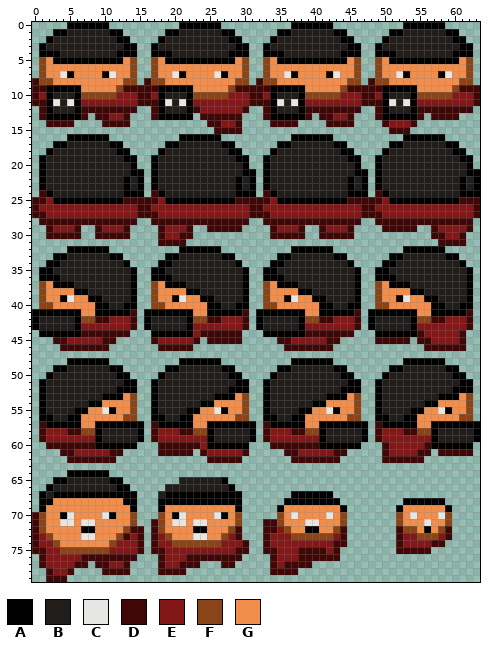
Edited in one commit: sprite sheet (assets/assets/sprites/player.png). The picture above was drawn from the file before the commit.
The file is 64x80 pixels.
Palette (. is transparent): A #000000  B #201d1b  C #e8e6e3  D #400707  E #831717  F #894518  G #f28e4b
The same view after the edit:
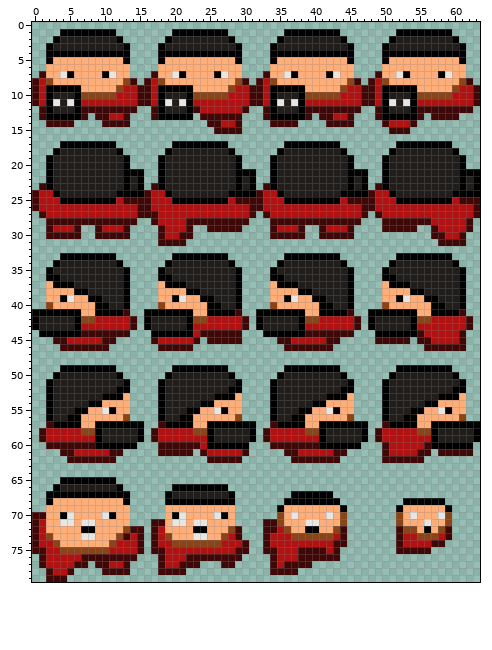
Diff:
colour E: #831717 -> #b21111
colour G: #f28e4b -> #ffae78
y 0: x 5..10 AAAAAA -> ......; x 21..26 AAAAAA -> ......; x 37..42 AAAAAA -> ......; x 53..58 AAAAAA -> ......
y 1: x 3 A -> .; x 5..10 BBBBBB -> AAAAAA; x 12 A -> .; x 19 A -> .; x 21..26 BBBBBB -> AAAAAA; x 28 A -> .; x 35 A -> .; x 37..42 BBBBBB -> AAAAAA; x 44 A -> .; x 51 A -> .; x 53..58 BBBBBB -> AAAAAA; x 60 A -> .
y 2: x 2..3 AB -> .A; x 13 A -> .; x 18..19 AB -> .A; x 29 A -> .; x 34..35 AB -> .A; x 45 A -> .; x 50..51 AB -> .A; x 61 A -> .
y 3: x 1..2 AB -> .A; x 14 A -> .; x 17..18 AB -> .A; x 30 A -> .; x 33..34 AB -> .A; x 46 A -> .; x 49..50 AB -> .A; x 62 A -> .
y 4: x 1 A -> .; x 4..11 BBBBBBBB -> AAAAAAAA; x 14 A -> .; x 17 A -> .; x 20..27 BBBBBBBB -> AAAAAAAA; x 30 A -> .; x 33 A -> .; x 36..43 BBBBBBBB -> AAAAAAAA; x 46 A -> .; x 49 A -> .; x 52..59 BBBBBBBB -> AAAAAAAA; x 62 A -> .
y 5: x 1..14 FGAAAAAAAAAAGF -> .AGGGGGGGGGGA.; x 17..30 FGAAAAAAAAAAGF -> .AGGGGGGGGGGA.; x 33..46 FGAAAAAAAAAAGF -> .AGGGGGGGGGGA.; x 49..62 FGAAAAAAAAAAGF -> .AGGGGGGGGGGA.
y 6: x 1 F -> .; x 14 F -> .; x 17 F -> .; x 30 F -> .; x 33 F -> .; x 46 F -> .; x 49 F -> .; x 62 F -> .
y 7: x 1 F -> D; x 14 F -> .; x 17 F -> D; x 26..27 CA -> AC; x 30 F -> .; x 33 F -> D; x 46 F -> .; x 49 F -> D; x 62 F -> .
y 8: x 1 F -> E; x 14 F -> D; x 17 F -> E; x 30 F -> D; x 33 F -> E; x 46 F -> D; x 49 F -> E; x 62 F -> D
y 9: x 1 D -> E; x 13..14 DD -> EE; x 17 D -> E; x 29..30 DD -> EE; x 33 D -> E; x 45..46 DD -> EE; x 49 D -> E; x 61..62 DD -> EE
y 11: x 1 D -> E; x 17 D -> E; x 33 D -> E; x 49 D -> E
y 16: x 5..10 AAAAAA -> ......; x 21..26 AAAAAA -> ......; x 37..42 AAAAAA -> ......; x 53..58 AAAAAA -> ......
y 17: x 3 A -> .; x 5..10 BBBBBB -> AAAAAA; x 12 A -> .; x 19 A -> .; x 21..26 BBBBBB -> AAAAAA; x 28 A -> .; x 35 A -> .; x 37..42 BBBBBB -> AAAAAA; x 44 A -> .; x 51 A -> .; x 53..58 BBBBBB -> AAAAAA; x 60 A -> .
y 18: x 2..3 AB -> .A; x 13 A -> .; x 18..19 AB -> .A; x 29 A -> .; x 34..35 AB -> .A; x 45 A -> .; x 50..51 AB -> .A; x 61 A -> .
y 19: x 1..2 AB -> .A; x 14 A -> .; x 17..18 AB -> .A; x 30 A -> .; x 33..34 AB -> .A; x 46 A -> .; x 49..50 AB -> .A; x 62 A -> .
y 20: x 1..2 AB -> .A; x 13..14 BA -> A.; x 17..18 AB -> .A; x 29..30 BA -> A.; x 33..34 AB -> .A; x 45..46 BA -> A.; x 49..50 AB -> .A; x 61..62 BA -> A.
y 21: x 1..2 AB -> .A; x 13 B -> A; x 17..18 AB -> .A; x 29 B -> A; x 33..34 AB -> .A; x 45 B -> A; x 49..50 AB -> .A; x 61 B -> A
y 22: x 1..2 AB -> .A; x 17..18 AB -> .A; x 33..34 AB -> .A; x 49..50 AB -> .A
y 23: x 1..2 AB -> DA; x 17..18 AB -> DA; x 33..34 AB -> DA; x 49..50 AB -> DA
y 24: x 0..3 .DAB -> DEEA; x 12 B -> A; x 16..19 .DAB -> DEEA; x 28 B -> A; x 32..35 .DAB -> DEEA; x 44 B -> A; x 48..51 .DAB -> DEEA; x 60 B -> A
y 25: x 1 D -> E; x 3 A -> E; x 12 A -> E; x 17 D -> E; x 19 A -> E; x 28 A -> E; x 33 D -> E; x 35 A -> E; x 44 A -> E; x 49 D -> E; x 51 A -> E; x 60 A -> E
y 27: x 0 D -> .; x 32 D -> .; x 48 D -> .
y 28: x 1 D -> .; x 18..21 DDDD -> EEEE; x 33 D -> .; x 49 D -> .; x 57..61 DDDDD -> EEEEE
y 32: x 5..10 AAAAAA -> ......; x 21..26 AAAAAA -> ......; x 37..42 AAAAAA -> ......; x 53..58 AAAAAA -> ......
y 33: x 3 A -> .; x 5..10 BBBBBB -> AAAAAA; x 12 A -> .; x 19 A -> .; x 21..26 BBBBBB -> AAAAAA; x 28 A -> .; x 35 A -> .; x 37..42 BBBBBB -> AAAAAA; x 44 A -> .; x 51 A -> .; x 53..58 BBBBBB -> AAAAAA; x 60 A -> .
y 34: x 2 A -> .; x 12..13 BA -> A.; x 18 A -> .; x 28..29 BA -> A.; x 34 A -> .; x 44..45 BA -> A.; x 50 A -> .; x 60..61 BA -> A.
y 35..36: x 1 A -> .; x 13..14 BA -> A.; x 17 A -> .; x 29..30 BA -> A.; x 33 A -> .; x 45..46 BA -> A.; x 49 A -> .; x 61..62 BA -> A.
y 37..39: x 1 F -> .; x 13..14 BA -> A.; x 17 F -> .; x 29..30 BA -> A.; x 33 F -> .; x 45..46 BA -> A.; x 49 F -> .; x 61..62 BA -> A.
y 40: x 1 F -> .; x 14 A -> .; x 17 F -> .; x 30 A -> .; x 33 F -> .; x 46 A -> .; x 49 F -> .; x 62 A -> .
y 41: x 13..14 AD -> D.; x 29..30 AD -> D.; x 45..46 AD -> D.; x 61..62 AD -> D.
y 42: x 9..10 DD -> EE; x 25..26 DD -> EE; x 41..42 DD -> EE; x 57..58 DD -> EE
y 48: x 5..10 AAAAAA -> ......; x 21..26 AAAAAA -> ......; x 37..42 AAAAAA -> ......; x 53..58 AAAAAA -> ......
y 49: x 3 A -> .; x 5..10 BBBBBB -> AAAAAA; x 12 A -> .; x 19 A -> .; x 21..26 BBBBBB -> AAAAAA; x 28 A -> .; x 35 A -> .; x 37..42 BBBBBB -> AAAAAA; x 44 A -> .; x 51 A -> .; x 53..58 BBBBBB -> AAAAAA; x 60 A -> .
y 50: x 2..3 AB -> .A; x 13 A -> .; x 18..19 AB -> .A; x 29 A -> .; x 34..35 AB -> .A; x 45 A -> .; x 50..51 AB -> .A; x 61 A -> .
y 51..52: x 1..2 AB -> .A; x 14 A -> .; x 17..18 AB -> .A; x 30 A -> .; x 33..34 AB -> .A; x 46 A -> .; x 49..50 AB -> .A; x 62 A -> .
y 53..55: x 1..2 AB -> .A; x 14 F -> .; x 17..18 AB -> .A; x 30 F -> .; x 33..34 AB -> .A; x 46 F -> .; x 49..50 AB -> .A; x 62 F -> .
y 56: x 1 A -> .; x 14 F -> .; x 17 A -> .; x 30 F -> .; x 33 A -> .; x 46 F -> .; x 49 A -> .; x 62 F -> .
y 57: x 1..2 DA -> .D; x 17..18 DA -> .D; x 33..34 DA -> .D; x 49..50 DA -> .D
y 58: x 5..6 DD -> EE; x 21..22 DD -> EE; x 37..38 DD -> EE; x 53..54 DD -> EE
y 64: x 5..10 AAAAAA -> ......
y 65: x 3 A -> .; x 5..10 BBBBBB -> AAAAAA; x 12 A -> .; x 21..27 BBBBBBA -> .......
y 66: x 2..3 AB -> .A; x 13 A -> .; x 19..28 BBBBBBBBBA -> .AAAAAAAA.
y 67: x 1..2 AB -> .A; x 14 A -> .; x 18 B -> .; x 20..27 AAAAAAAA -> BBBBBBBB; x 29 A -> .
y 68..69: x 1 A -> .; x 14 A -> .; x 18 A -> .; x 29 A -> .
y 70: x 1 F -> D; x 14 F -> .; x 18 F -> .; x 29 F -> .
y 71: x 1 F -> E; x 14 F -> .; x 18 F -> D; x 29 F -> .
y 72: x 1 F -> E; x 18 F -> E
Boxes around the changes in both pictures, in picture pixels (x1, y1, x2, y2):
changed: (32, 22, 473, 575)
